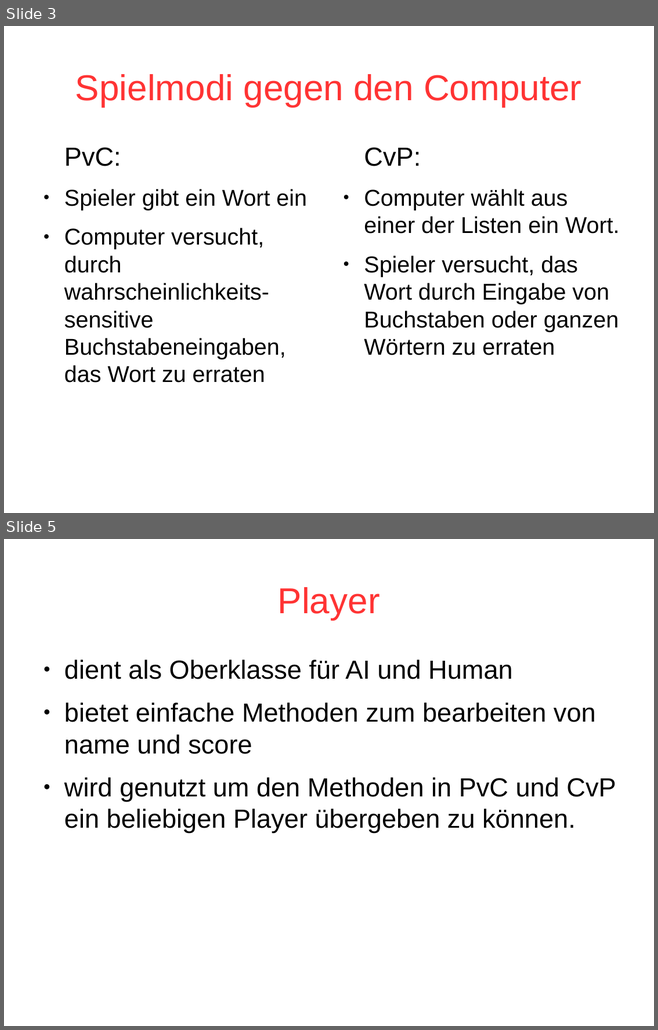
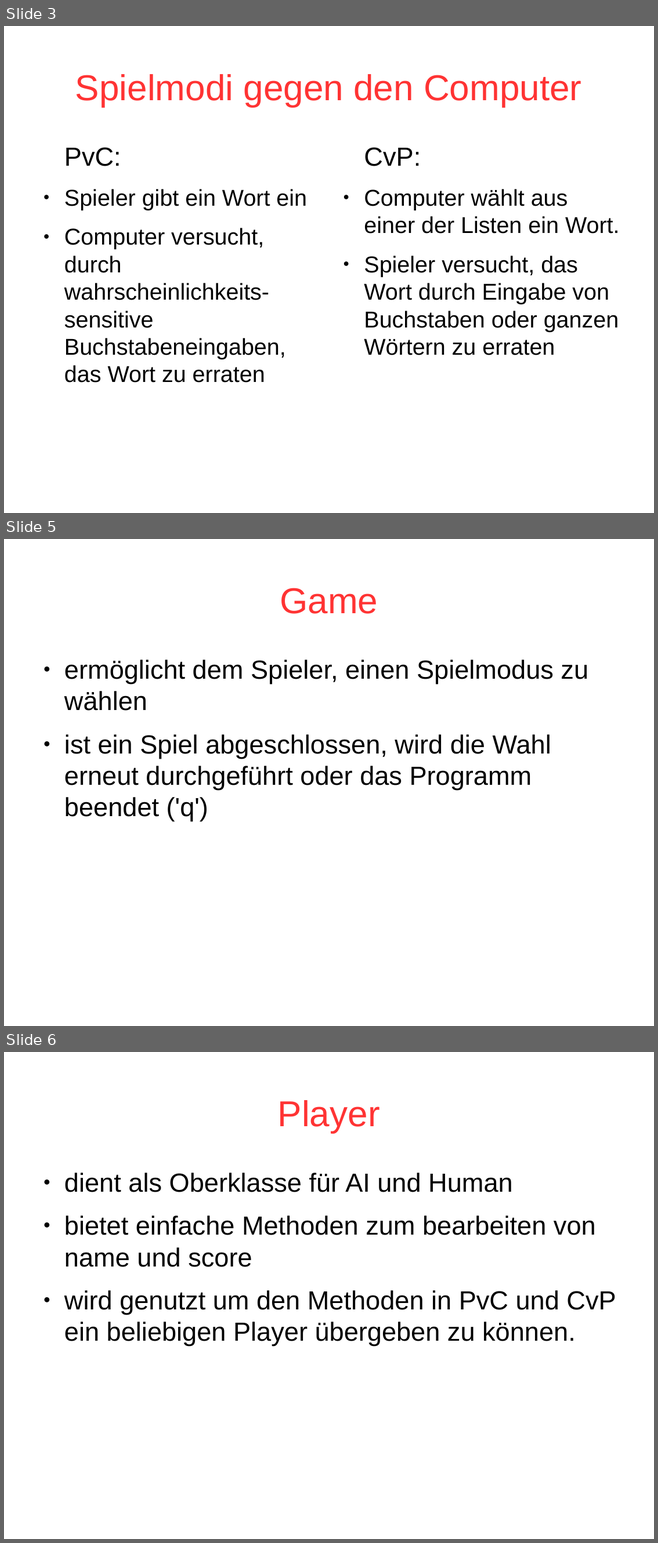
Before and after one commit to dodonator/hangman_java, a slide deck: Hangman.odp. Shown one above the other, each under a label of ours: slides 3 and 5 before the commit, slides 3, 5 and 6 after it; the slides between them are not shown. The pictures are 658x1030 and 658x1543 pixels, drawn with LibreOffice and Linux fonts; fonts in the diff are those of the drawing. Boxes give left, top, right and bottom in pixels: in the first picture for what was removed or moved away, otherwise in the second. Text is boxed around its words. In the diff, an @@ line names an element or a change of style, - is before the commit and + after.

```diff
--- a/Hangman.odp
+++ b/Hangman.odp
@@ slide 5 added at bbox=[4, 539, 654, 1026], background #FFFFFF @@
@@ title added at bbox=[280, 588, 378, 614], 44 pt, text #FF3333 @@
+Game
@@ text added at bbox=[64, 660, 588, 821], 32 pt, text #000000 @@
+● ermöglicht dem Spieler, einen Spielmodus zu wählen
+● ist ein Spiel abgeschlossen, wird die Wahl erneut durchgeführt oder das Programm beendet ('q')
@@ what was slide 5 is now slide 6 @@
```
Also in this commit, not shown: 2 slides changed, 1 other slide added, 14 other files.
